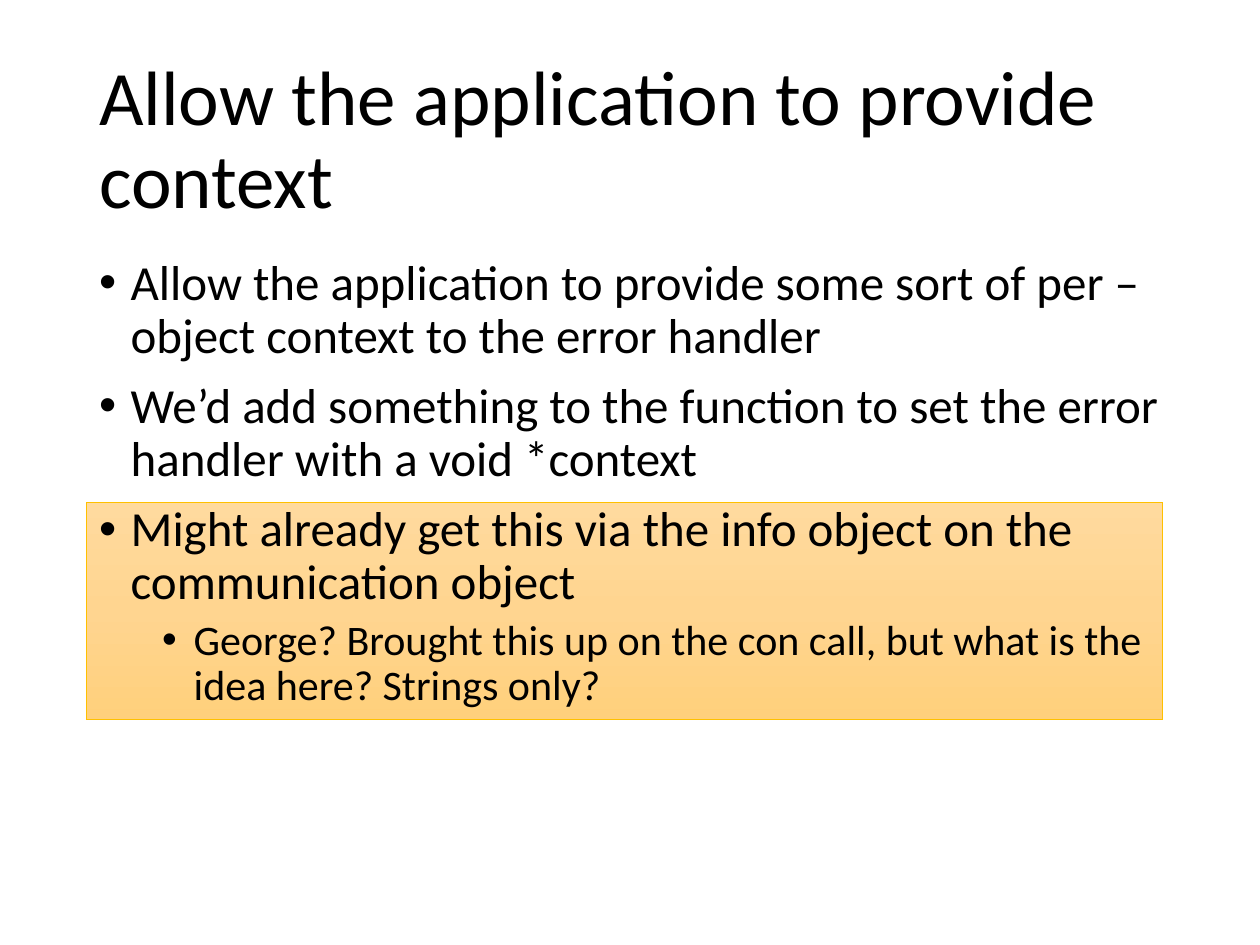
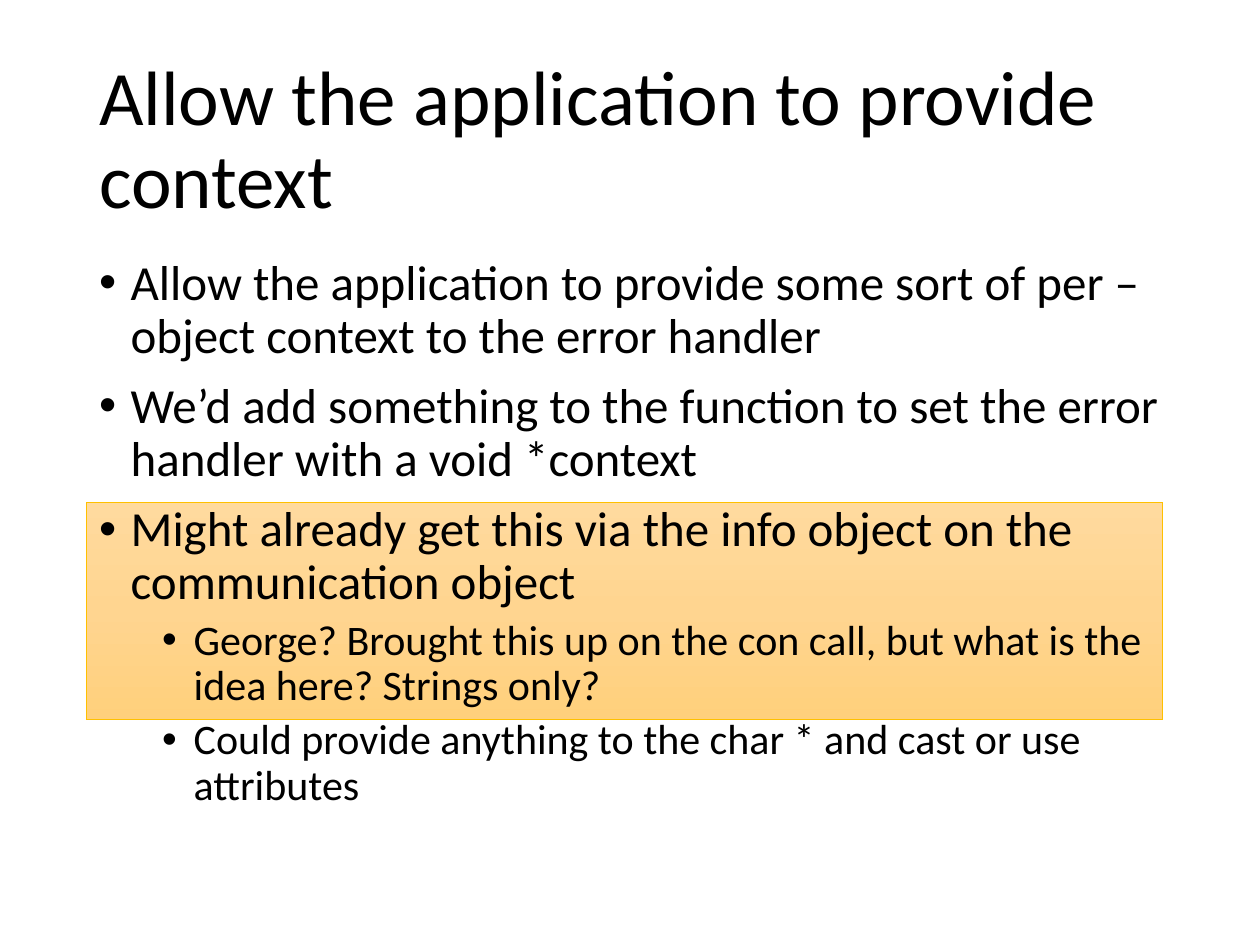
Before and after one commit to mpiwg-ft/ft-issues, a slide deck: slide 9 of slides/2016-03-01-FTWG-Error-Handlers.pptx (slide 7 before the commit). Drawn at 1260x945 pixels with LibreOffice and Linux fonts; fonts in the diff are those of the drawing. Boxes give left, top, right and bottom in pixels: in the first picture for what was removed or moved away, otherwise in the second. Text is boxed around its words. In the diff, an @@ line names an element or a change of style, - is before the commit and + after.

```diff
--- a/slides/2016-03-01-FTWG-Error-Handlers.pptx
+++ b/slides/2016-03-01-FTWG-Error-Handlers.pptx
@@ text at [194,724,1080,801]: paragraph added @@
+  • Could provide anything to the char * and cast or use attributes
```
Also in this commit, not shown: 4 other slides changed, 2 slides added.
